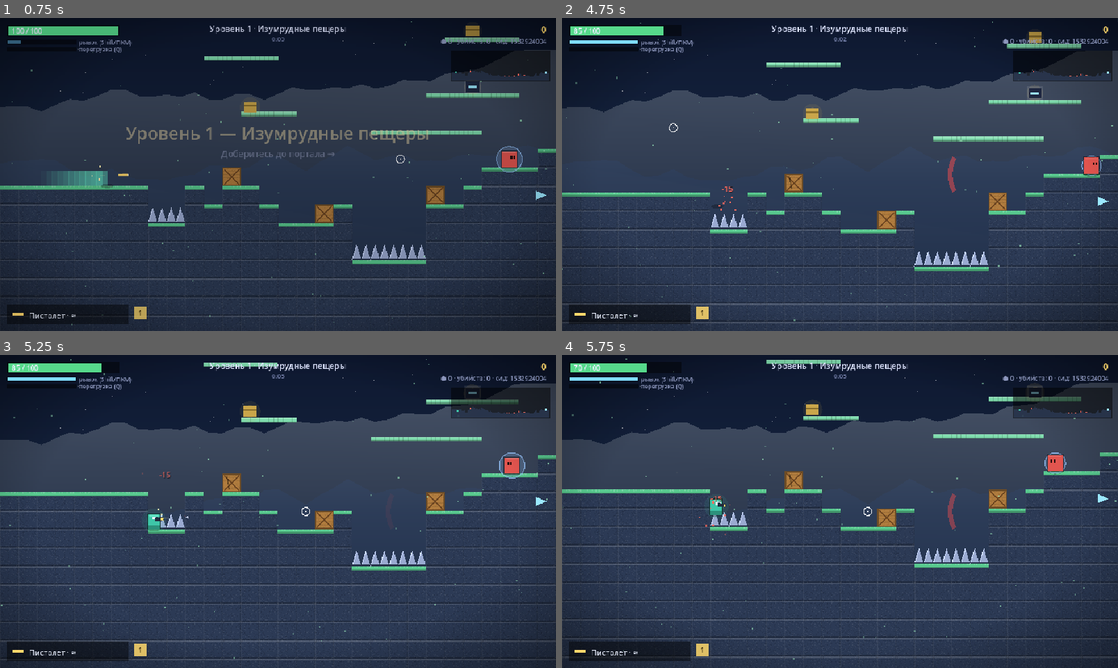
Above: before the commit, frames 1-4 (two rows, left to right).
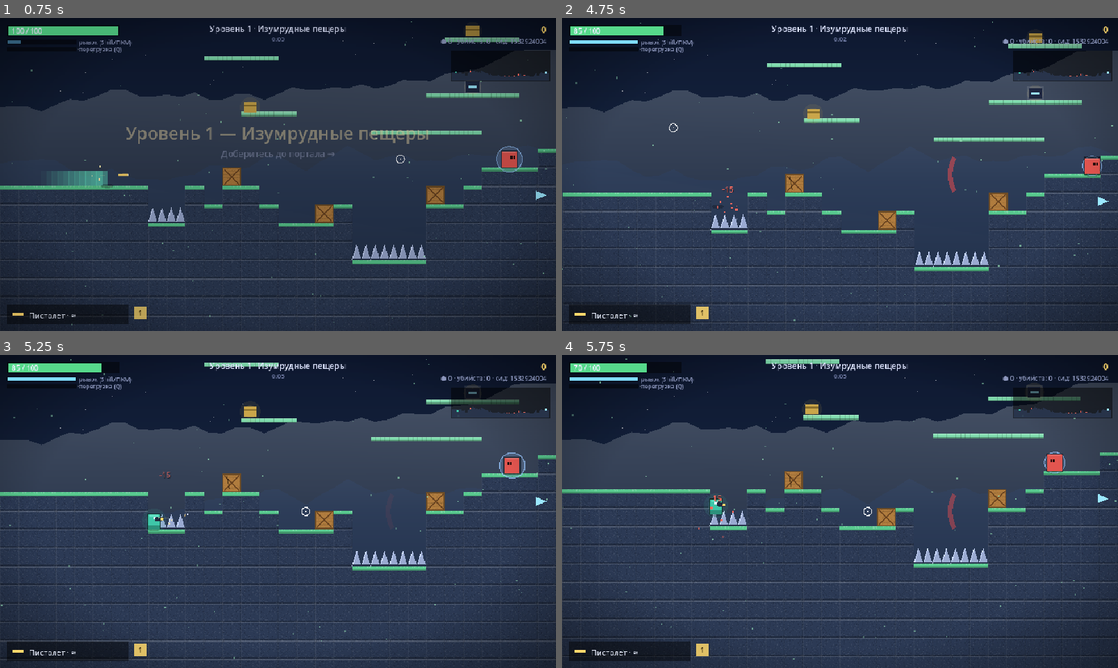
Above: after the commit, the same moments.

Repository: agent-carl/probable-enigma
Game: Godot game, scene res://Main.tscn
Two runs of this game, one before a commit and one after it. Both use one fixed random seed, a clock stepped at 60 frames per second and the inputs below.
Inputs (mouse positions are in pixels of both pictures, inside the frame that each line leads up to):
- Up to frame 1 (0.75 s): tap Enter at 0.5 s; move the mouse to (400, 158) at 0.52 s; hold D from 0.53 s (still down); hold Shift from 0.53 s (still down); click (400, 158) at 0.67 s
- Up to frame 2 (4.75 s): tap Space at 0.77, 1.07, 1.52, 1.82, 3.02, 3.32, 3.5, 3.77, 4.07, 4.52 s; move the mouse to (728, 190) at 1.27 s; release D at 1.28 s; release Shift at 1.28 s; hold S 1.28-2.03 s; tap Q at 1.35 s; move the mouse to (895, 105) at 2.02 s; hold D 2.03-2.78 s; tap 1 at 2.1 s; move the mouse to (812, 237) at 2.77 s; hold W 2.78-3.53 s; tap P at 2.85 s; click (812, 237) at 2.92 s; move the mouse to (1006, 221) at 3.52 s; hold A from 3.53 s (still down); tap M at 3.6 s; tap Enter at 4.25, 4.35 s; move the mouse to (673, 127) at 4.27 s
- Up to frame 3 (5.25 s): tap Space at 4.82 s; move the mouse to (305, 511) at 5.02 s; release A at 5.03 s; hold S from 5.03 s (still down); tap Keypad Enter at 5.1 s; click (305, 511) at 5.17 s
- Up to frame 4 (5.75 s): keep holding S

Frame 1 is identical in both runs. In frame 2, 2.9% of the frame differs, in the area x 0-100%, y 4-99%; in frame 3, 0.6%; in frame 4, 3.8%, in the area x 0-100%, y 1-99%.

Commit message:
Graphics pass 4: wall-hit sparks and spinning coins
- Bullets that hit walls/crates now throw directional sparks (bright warm
  particles flying back off the surface) instead of a plain puff
- Coins spin: the disc width oscillates (edge-on effect) with a moving shine

Rendering only. Verified on Godot 4.6.3: parse clean, full suite passes (27
sections); rendered with 0 errors.

https://claude.ai/code/session_01CUUtNpiNcdpS7KL7R6tZmp

Diff:
--- a/godot/Game.gd
+++ b/godot/Game.gd
@@ -1599,6 +1599,19 @@
 			"x": x, "y": y, "vx": cos(a) * s, "vy": sin(a) * s - 1,
 			"life": 18.0 + rng.randf() * 22.0, "color": color,
 			"size": 1.5 + rng.randf() * 2.5, "grav": 0.12,
+		})
+
+func spark(x: float, y: float, vx: float, vy: float, n: int) -> void:
+	# искры от удара пули: летят назад от поверхности с разбросом
+	var base := atan2(-vy, -vx)
+	for _i in range(n):
+		var a := base + (rng.randf() - 0.5) * 1.4
+		var s := 2.0 + rng.randf() * 4.0
+		var bright := Color("#fff0c0") if rng.randf() < 0.5 else Color("#ffc24d")
+		parts.append({
+			"x": x, "y": y, "vx": cos(a) * s, "vy": sin(a) * s,
+			"life": 8.0 + rng.randf() * 12.0, "color": bright,
+			"size": 1.0 + rng.randf() * 1.8, "grav": 0.22,
 		})
 
 func add_text(x: float, y: float, s: String, color: Color) -> void:
@@ -1983,7 +1996,8 @@
 				if tile_at(htx, hty) == T_CRATE:
 					damage_crate(htx, hty, b.dmg)
 				if not is_gren:
-					burst(b.x, b.y, 3, Color("#cdd6f0"))
+					burst(b.x, b.y, 2, Color("#cdd6f0"))
+					spark(b.x, b.y, b.vx, b.vy, 5)
 				hit = true
 				break
 			if b.from == "p":
@@ -2562,8 +2576,17 @@
 			draw_rect(Rect2(x, y, pk.w, pk.h), Color("#caa64a"))
 			draw_rect(Rect2(x, y + 5, pk.w, 3), Color("#8a6f2c"))
 		elif pk.kind == "coin":
-			draw_circle(Vector2(x + 6, y + 6), 6, Color("#ffd86b"))
-			draw_circle(Vector2(x + 6, y + 6), 3, Color("#b88f2e"))
+			# вращающаяся блестящая монета (ширина меняется → эффект спина)
+			var cc := Vector2(x + 6, y + 6)
+			var rxw: float = maxf(6.0 * absf(cos(pk.t * 4.0)), 1.0)
+			var ell := PackedVector2Array()
+			for i in range(14):
+				var aa := i * TAU / 14.0
+				ell.append(cc + Vector2(cos(aa) * rxw, sin(aa) * 6.0))
+			draw_colored_polygon(ell, Color("#ffd86b"))
+			draw_line(cc + Vector2(0, -6), cc + Vector2(0, 6), Color("#b88f2e"), 1.5)
+			if rxw > 3.0:
+				draw_circle(cc + Vector2(-rxw * 0.4, -2), 1.4, Color(1, 1, 1, 0.8))
 		elif pk.kind == "shield":
 			var sc := Vector2(x + pk.w / 2.0, y + pk.h / 2.0)
 			draw_circle(sc, pk.w / 2.0 + 2, Color(0.5, 0.83, 1.0, 0.18))
Not shown, changed: godot/README.md
